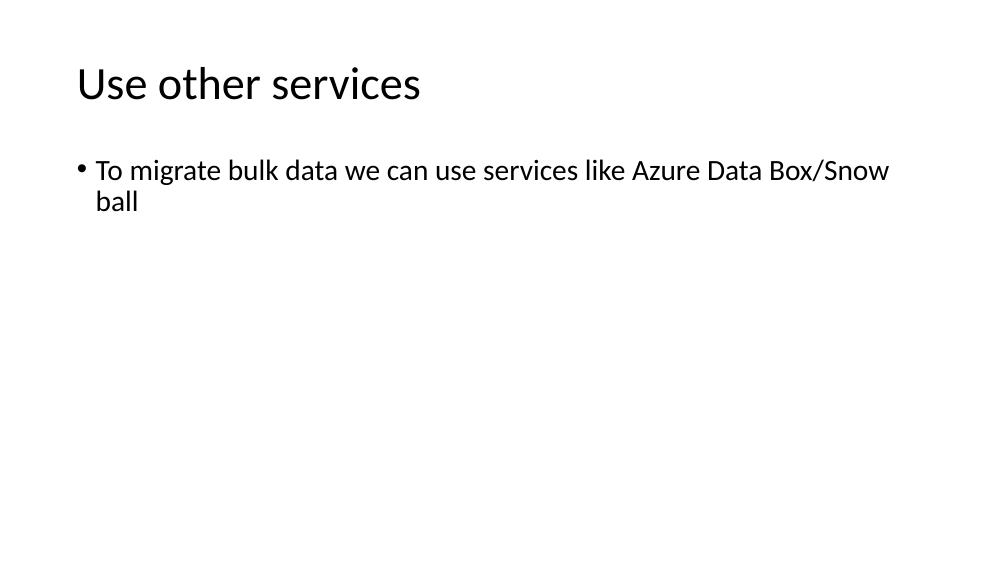
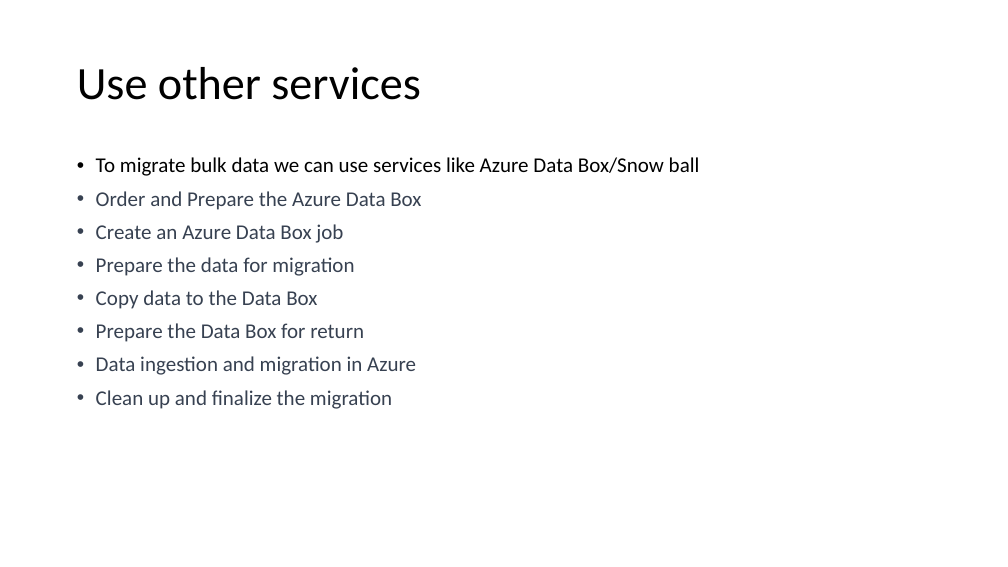
Before and after one commit to Keshavr27/terraform-IaC, a slide deck: slide 6 of Database migration.pptx. Drawn at 1008x567 pixels with LibreOffice and Linux fonts; fonts in the diff are those of the drawing. Boxes give left, top, right and bottom in pixels: in the first picture for what was removed or moved away, otherwise in the second. Text is boxed around its words. In the diff, an @@ line names an element or a change of style, - is before the commit and + after.

```diff
--- a/Database migration.pptx
+++ b/Database migration.pptx
@@ text at (96, 157, 700, 176): size 28 to 20 pt in "To migrate bulk data we can use ..." @@
@@ text at (96, 191, 421, 409): paragraphs added @@
+• Order and Prepare the Azure Data Box
+• Create an Azure Data Box job
+• Prepare the data for migration
+• Copy data to the Data Box
+• Prepare the Data Box for return
+• Data ingestion and migration in Azure
+• Clean up and finalize the migration
```
